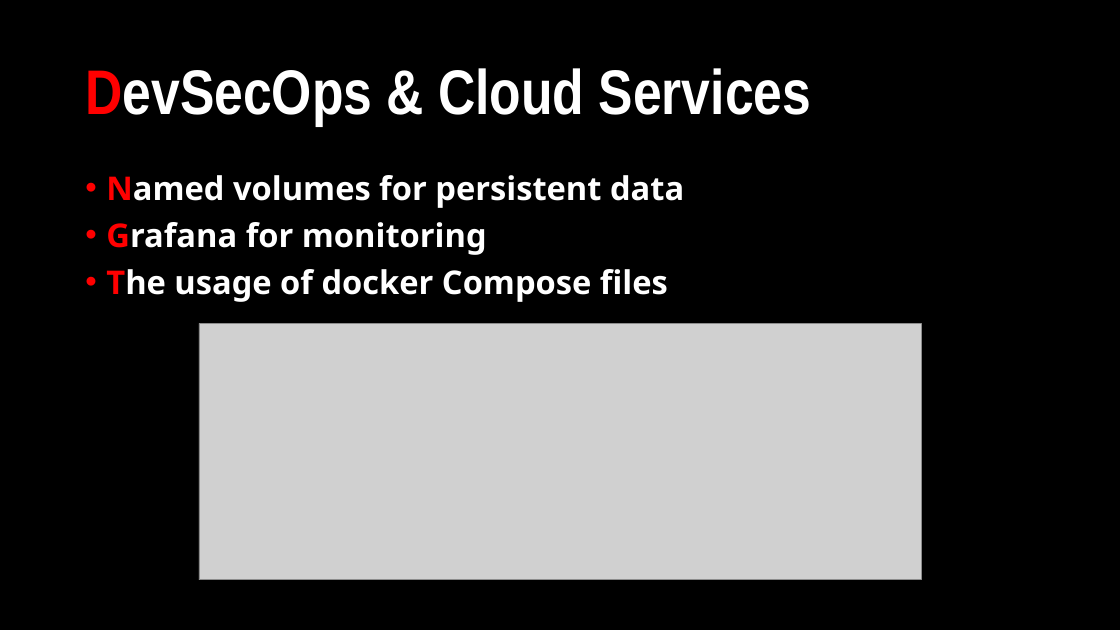
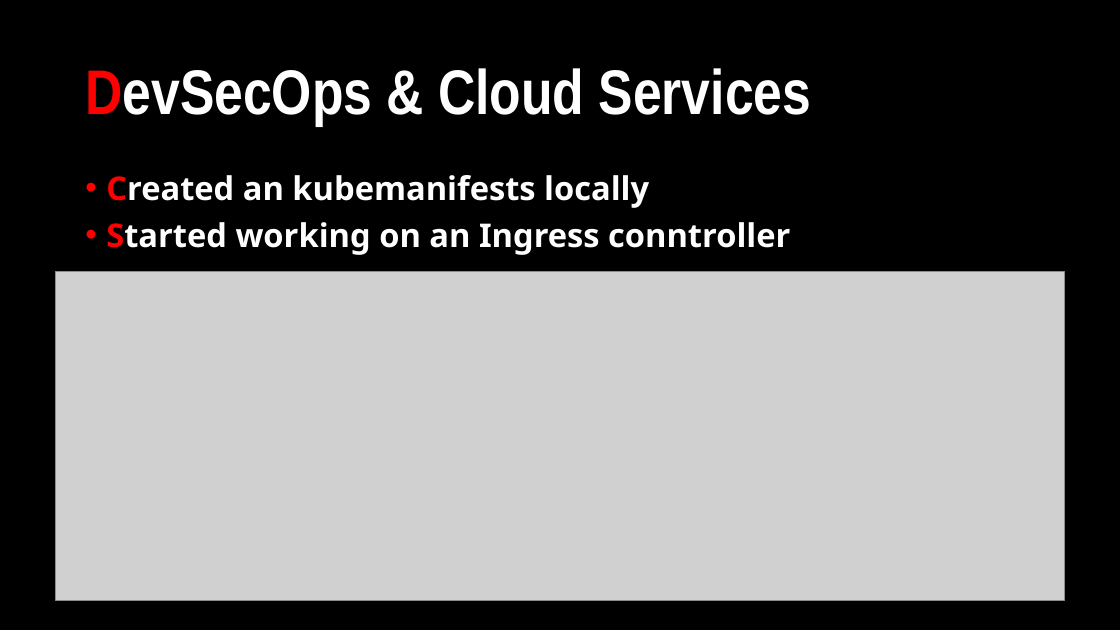
Before and after one commit to Netflix-Clone-MicFlix/Documentation, a slide deck: slide 8 of Sprint presentations/Individual_Project-Sprint3.pptx. Drawn at 1120x630 pixels with LibreOffice and Linux fonts; fonts in the diff are those of the drawing; grey boxes stand for pictures. Boxes give left, top, right and bottom in pixels: in the first picture for what was removed or moved away, otherwise in the second. Text is boxed around its words. In the diff, an @@ line names an element or a change of style, - is before the commit and + after.

```diff
--- a/Sprint presentations/Individual_Project-Sprint3.pptx
+++ b/Sprint presentations/Individual_Project-Sprint3.pptx
@@ text at (x1=106, y1=175, x2=790, y2=255): text changed @@
-• Named volumes for persistent data
-• Grafana for monitoring
-• The usage of docker Compose files
+• Created an kubemanifests locally
+• Started working on an Ingress conntroller
@@ picture resized from (x1=199, y1=323, x2=922, y2=580) to (x1=55, y1=271, x2=1065, y2=601) @@
```
Also in this commit, not shown: 5 other slides changed.
